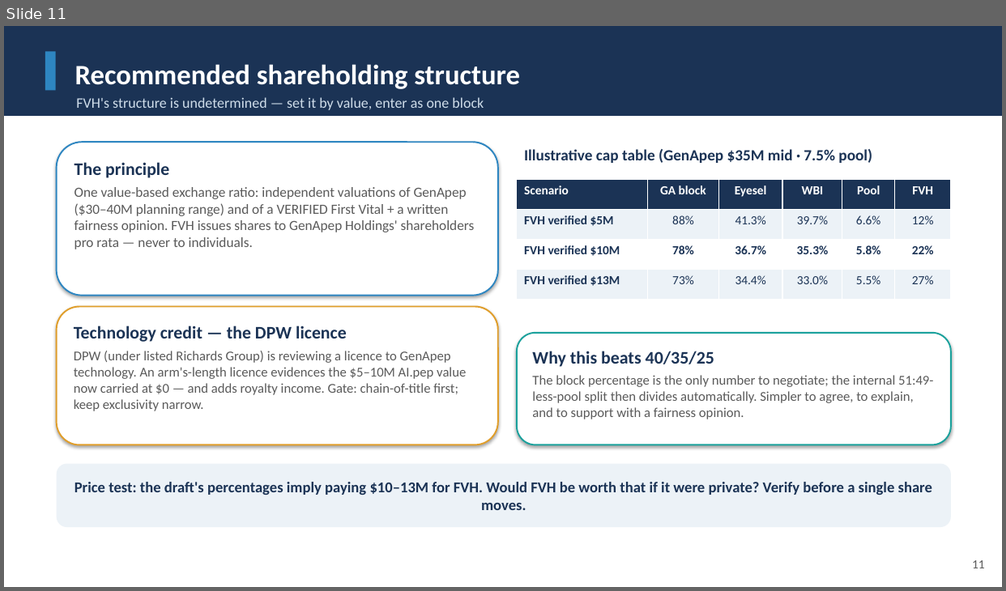
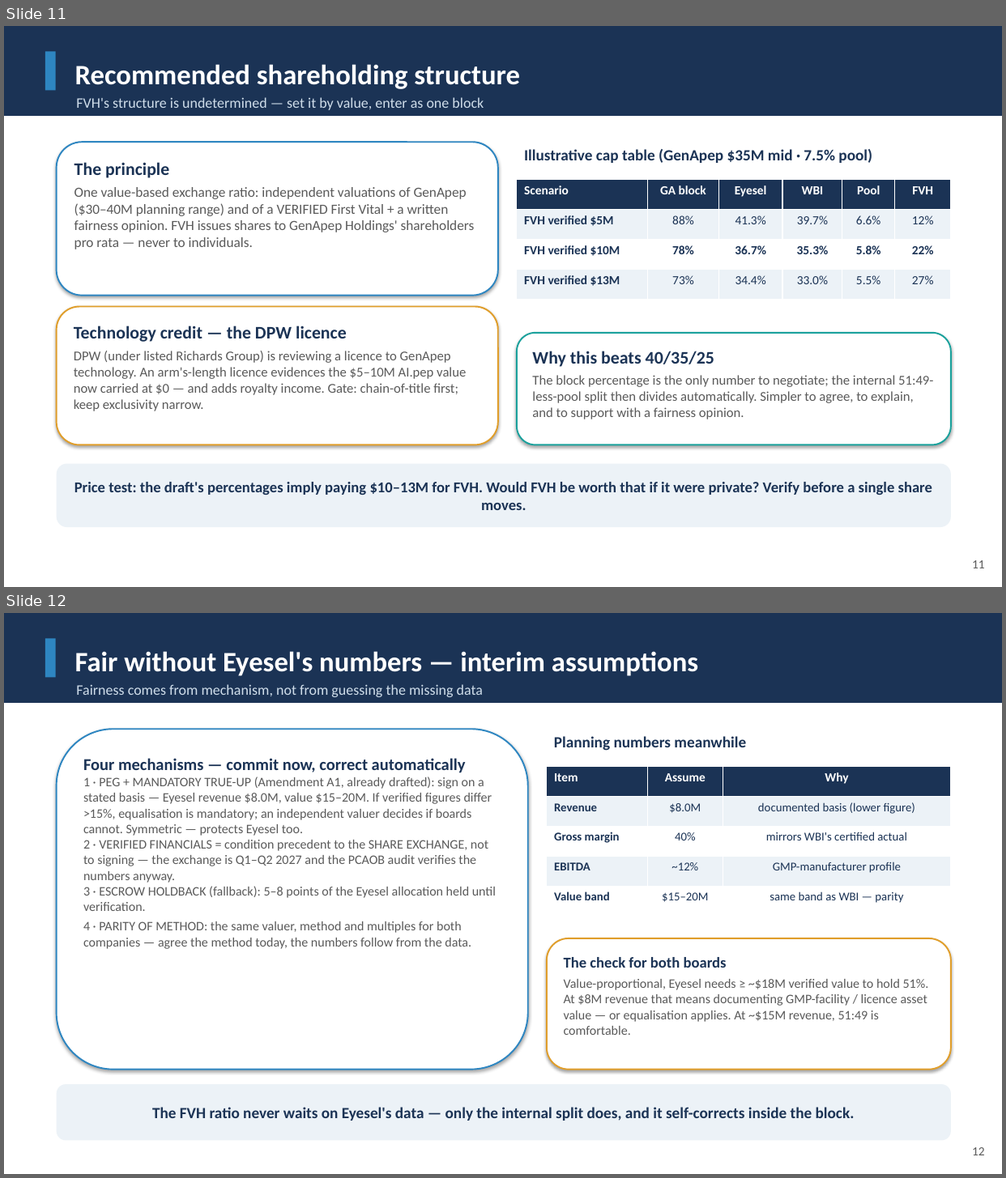
Before and after one commit to leicatam/gamification, a slide deck: synexo/GenApep_Executive_Presentation.pptx. Shown one above the other, each under a label of ours: slide 11 before the commit, slides 11 and 12 after it. The pictures are 1006x591 and 1006x1178 pixels, drawn with LibreOffice and Linux fonts; fonts in the diff are those of the drawing. Boxes give left, top, right and bottom in pixels: in the first picture for what was removed or moved away, otherwise in the second. Text is boxed around its words. In the diff, an @@ line names an element or a change of style, - is before the commit and + after.

```diff
--- a/synexo/GenApep_Executive_Presentation.pptx
+++ b/synexo/GenApep_Executive_Presentation.pptx
@@ slide 12 added at (4, 613, 1002, 1174), background #FFFFFF @@
@@ rectangle added at (4, 613, 1002, 703), fill #1B3355 @@
@@ rectangle added at (45, 638, 56, 677), fill #2E86C1 @@
@@ text added at (75, 651, 698, 676), 27 pt, text #FFFFFF, bold @@
+Fair without Eyesel's numbers — interim assumptions
@@ text added at (76, 684, 483, 697), 14 pt, text #CFDDEA @@
+Fairness comes from mechanism, not from guessing the missing data
@@ rounded rectangle added at (57, 729, 528, 1070), fill #FFFFFF, outline #2E86C1 1.5 pt, 12.5 pt, text #5A5A5A @@
+Four mechanisms — commit now, correct automatically
+1 · PEG + MANDATORY TRUE-UP (Amendment A1, already drafted): sign on a stated basis — Eyesel revenue $8.0M, value $15–20M. If verified figures differ >15%, equalisation is mandatory; an independent valuer decides if boards cannot. Symmetric — protects Eyesel too.
+2 · VERIFIED FINANCIALS = condition precedent to the SHARE EXCHANGE, not to signing — the exchange is Q1–Q2 2027 and the PCAOB audit verifies the numbers anyway.
+3 · ESCROW HOLDBACK (fallback): 5–8 points of the Eyesel allocation held until verification.
+4 · PARITY OF METHOD: the same valuer, method and multiples for both companies — agree the method today, the numbers follow from the data.
@@ text added at (554, 736, 746, 751), 15 pt, text #1B3355, bold @@
+Planning numbers meanwhile
@@ table added at (547, 766, 951, 916), 5 rows, 3 columns @@
+Item | Assume | Why
+Revenue | $8.0M | documented basis (lower figure)
+Gross margin | 40% | mirrors WBI's certified actual
+EBITDA | ~12% | GMP-manufacturer profile
+Value band | $15–20M | same band as WBI — parity
@@ rounded rectangle added at (547, 939, 951, 1070), fill #FFFFFF, outline #E09E2B 1.5 pt, 12.5 pt, text #5A5A5A @@
+The check for both boards
+Value-proportional, Eyesel needs ≥ ~$18M verified value to hold 51%. At $8M revenue that means documenting GMP-facility / licence asset value — or equalisation applies. At ~$15M revenue, 51:49 is comfortable.
@@ rounded rectangle added at (57, 1084, 951, 1141), fill #ECF2F7, 15 pt, text #1B3355, bold @@
+The FVH ratio never waits on Eyesel's data — only the internal split does, and it self-corrects inside the block.
@@ text added at (972, 1148, 985, 1156), 12 pt, text #5A5A5A @@
+12
```
Also in this commit, not shown: 5 slides changed, 5 other files.
